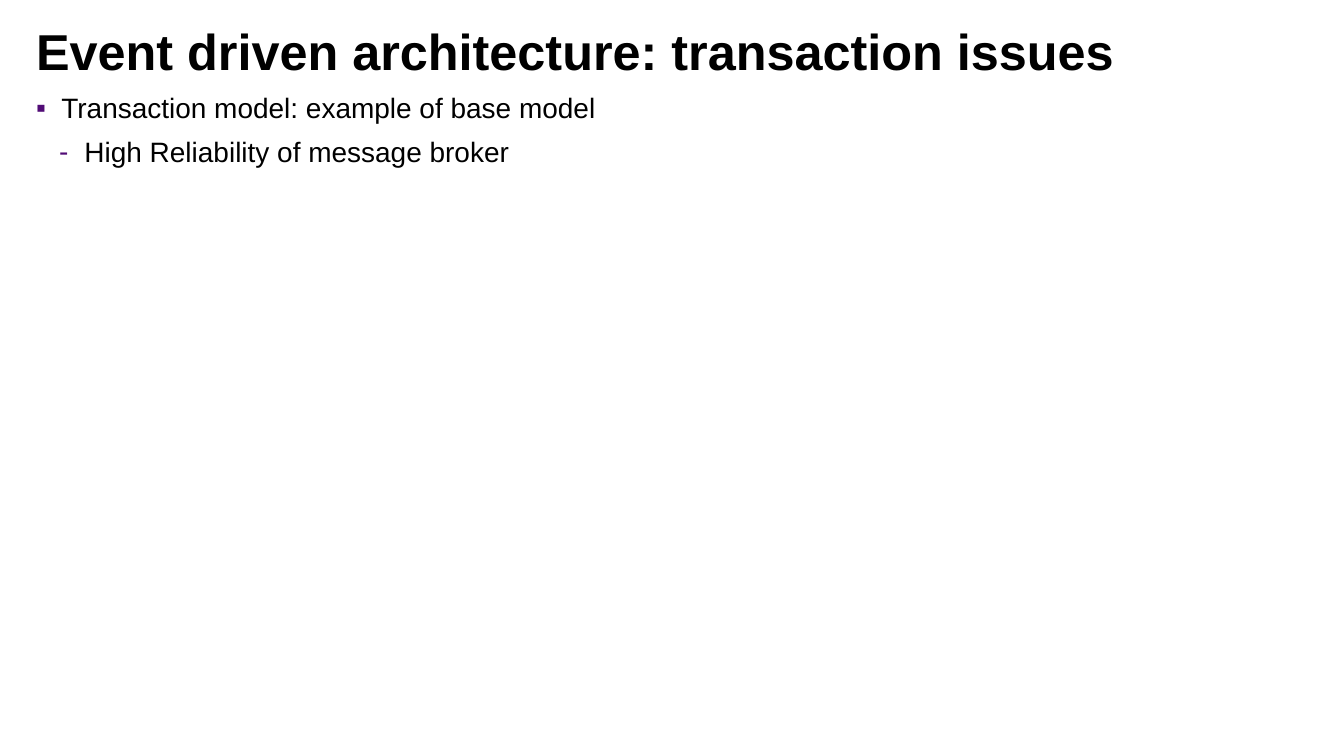
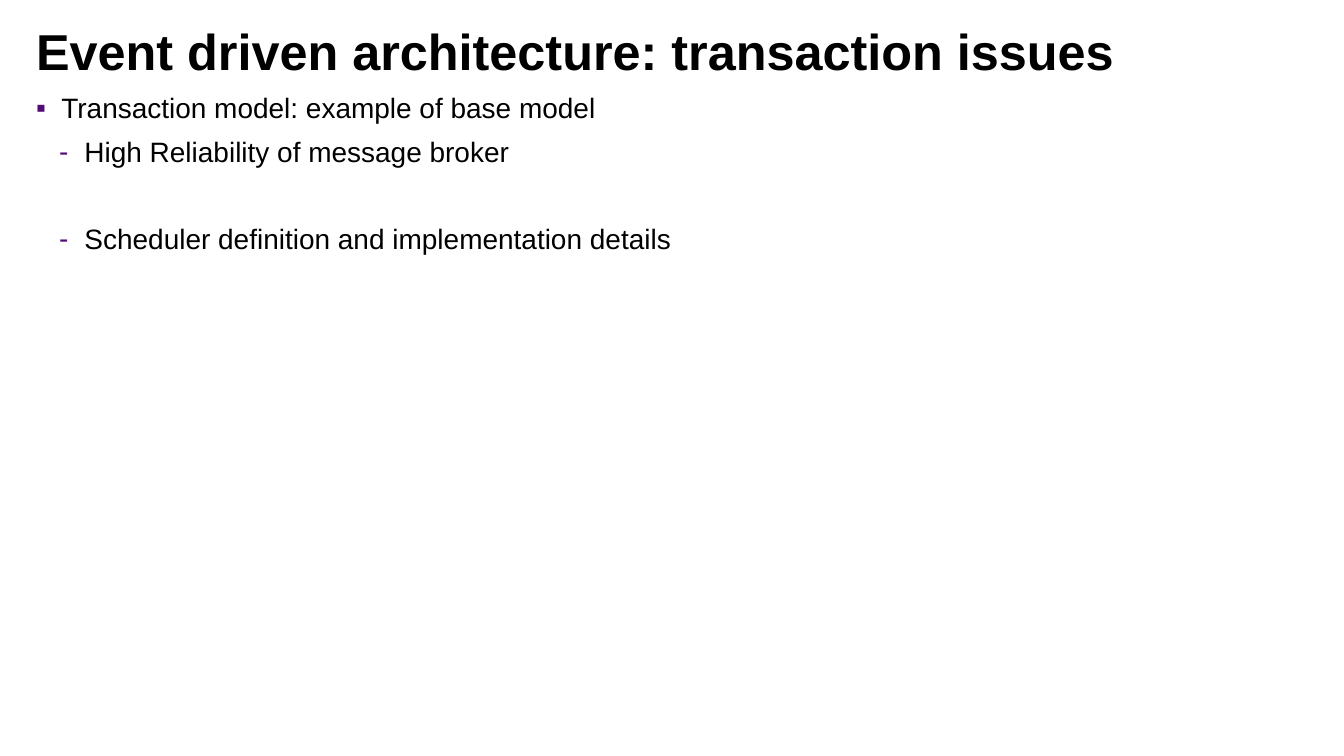
Before and after one commit to lbennardis/microS_code2016_DOCS, a slide deck: slide 29 of luigiBennardisMicroservices.pptx. Drawn at 1344x756 pixels with LibreOffice and Linux fonts; fonts in the diff are those of the drawing; background and template pictures are left out. Boxes give left, top, right and bottom in pixels: in the first picture for what was removed or moved away, otherwise in the second. Text is boxed around its words. In the diff, an @@ line names an element or a change of style, - is before the commit and + after.

```diff
--- a/luigiBennardisMicroservices.pptx
+++ b/luigiBennardisMicroservices.pptx
@@ text at (x1=84, y1=228, x2=671, y2=254): paragraph added @@
+  – Scheduler definition and implementation details
```
Also in this commit, not shown: 3 other slides changed, 1 slide added, 1 slide removed.
